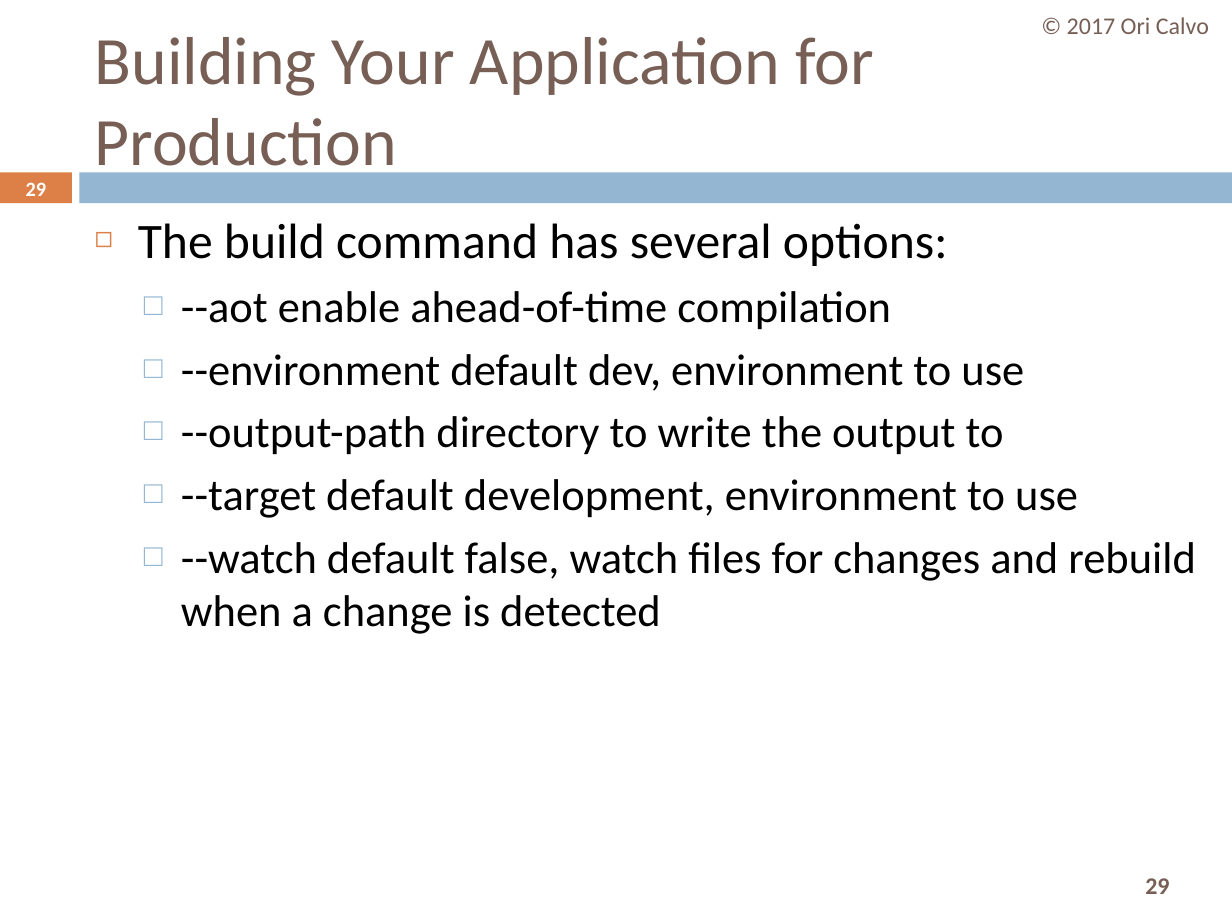
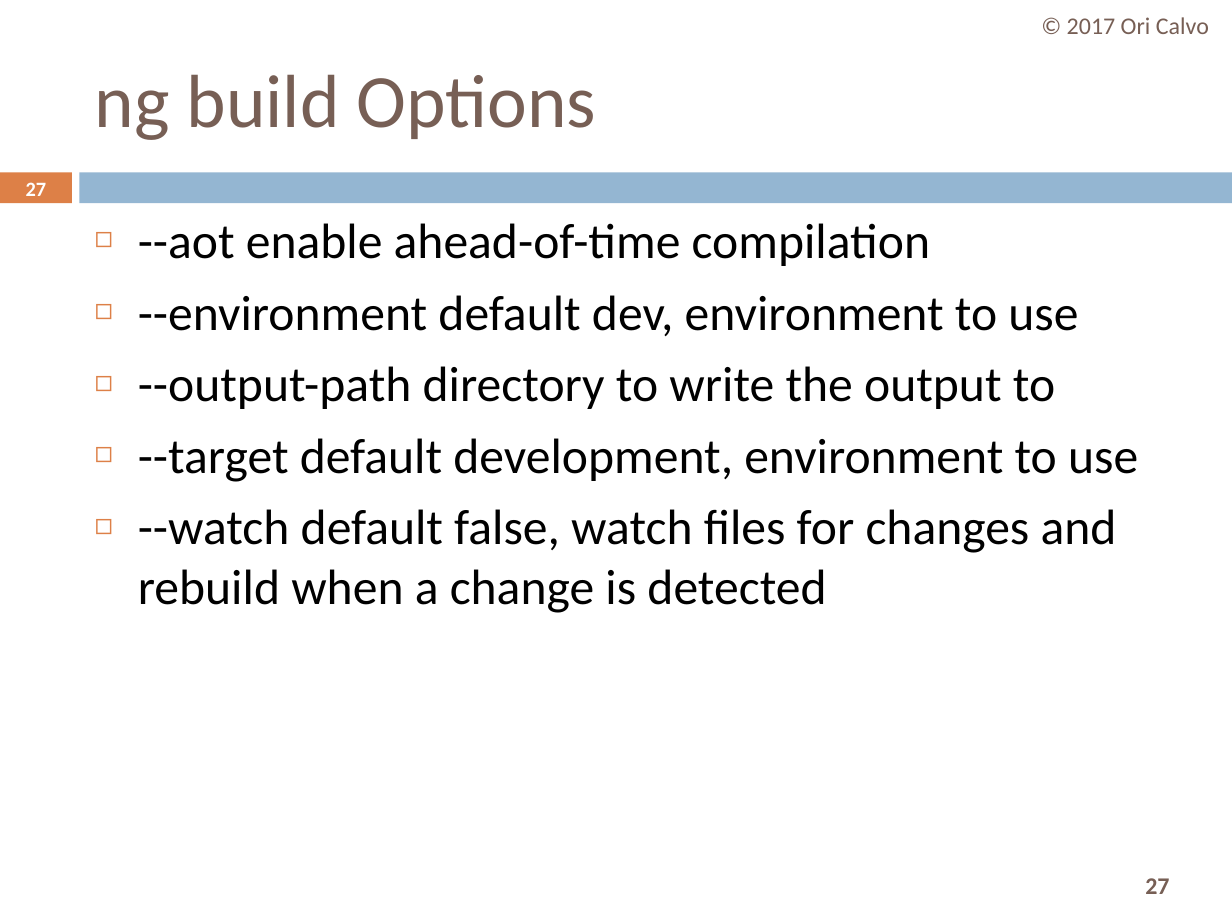
Before and after one commit to oricalvo/course-angular, a slide deck: slide 27 of PPTs/01 Build & Setup.pptx (slide 29 before the commit). Drawn at 1232x924 pixels with LibreOffice and Linux fonts; fonts in the diff are those of the drawing. Boxes give left, top, right and bottom in pixels: in the first picture for what was removed or moved away, otherwise in the second. Text is boxed around its words. In the diff, an @@ line names an element or a change of style, - is before the commit and + after.

```diff
--- a/PPTs/01 Build & Setup.pptx
+++ b/PPTs/01 Build & Setup.pptx
@@ title at bbox=[95, 74, 597, 140]: text changed; size 39.6 to 44 pt @@
-Building Your Application for Production
+ng build Options
@@ page number at bbox=[26, 182, 47, 196]: text changed @@
-29
+27
@@ text "--aot enable ahead-of-time compilation" at bbox=[138, 223, 1138, 613]: size 26 to 29 pt; bullet □ to ◻; list level 2 to 1 in "--aot enable ahead-of-time compilation"; bullet colour #94B6D2 to #DD8047; list level 2 to 1 in "--environment default dev, environment to ..."; list level 2 to 1 in "--output-path directory to write the ..."; list level 2 to 1 in "--target default development, environment to ..."; list level 2 to 1 in "--watch default false, watch files ..." @@
@@ text at bbox=[138, 223, 948, 266]: paragraph removed @@
-◻ The build command has several options:
@@ page number at bbox=[1145, 878, 1169, 894]: text changed @@
-29
+27
```
Also in this commit, not shown: 10 other slides changed, 5 slides added, 27 slides removed.
